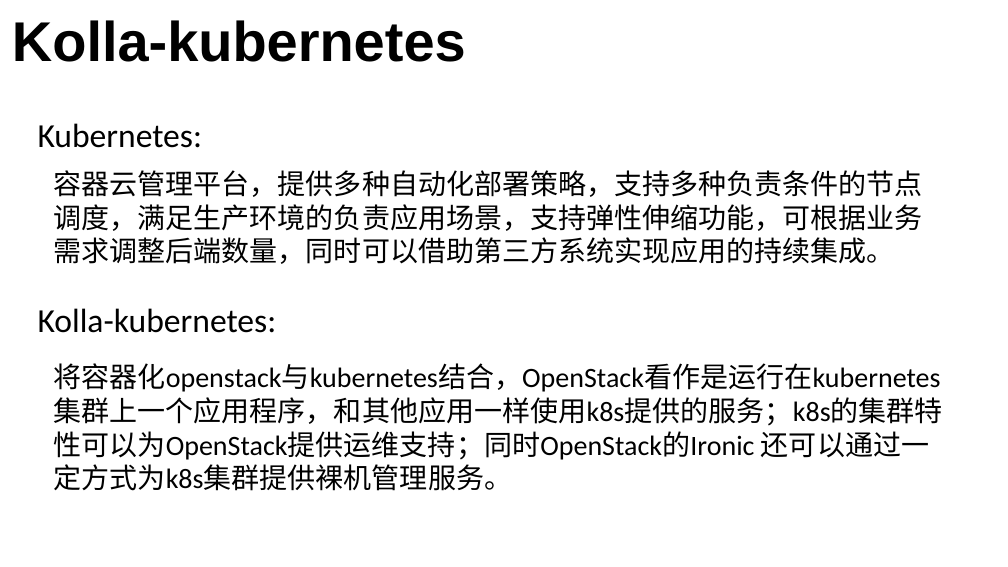
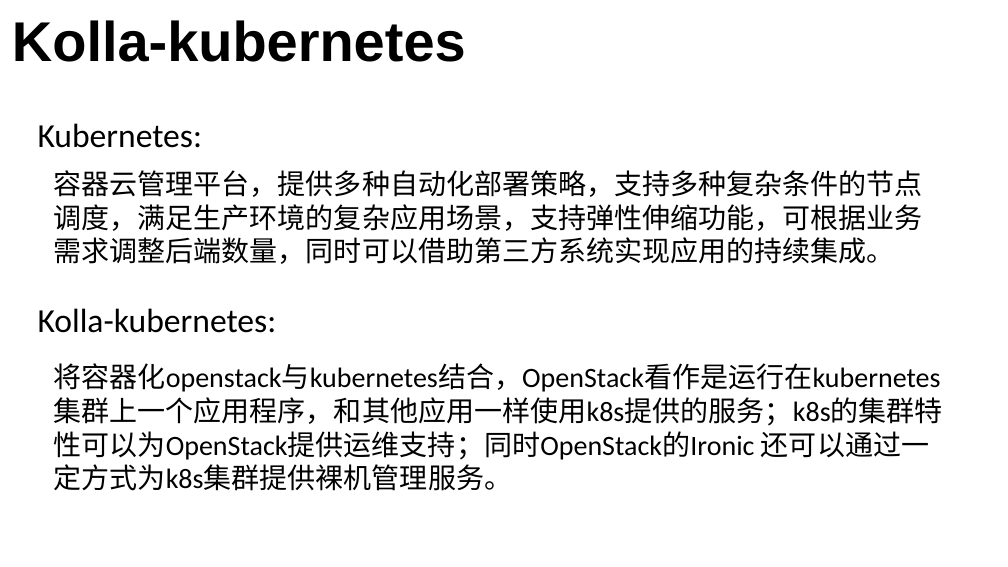
Before and after one commit to lyj7890/openinfra.session, a slide deck: slide 13 of OpenStack容器化持续集成与交付实践方案.pptx. Drawn at 1008x567 pixels with LibreOffice and Linux fonts; fonts in the diff are those of the drawing; background and template pictures are left out. Boxes give left, top, right and bottom in pixels: in the first picture for what was removed or moved away, otherwise in the second. Text is boxed around its words. In the diff, an @@ line names an element or a change of style, - is before the commit and + after.

Commit message:
修改错别字

```diff
--- a/OpenStack容器化持续集成与交付实践方案.pptx
+++ b/OpenStack容器化持续集成与交付实践方案.pptx
@@ text at (x1=54, y1=170, x2=923, y2=264): text changed @@
-容器云管理平台，提供多种自动化部署策略，支持多种负责条件的节点调度，满足生产环境的负责应用场景，支持弹性伸缩功能，可根据业务需求调整后端数量，同时可以借助第三方系统实现应用的持续集成。
+容器云管理平台，提供多种自动化部署策略，支持多种复杂条件的节点调度，满足生产环境的复杂应用场景，支持弹性伸缩功能，可根据业务需求调整后端数量，同时可以借助第三方系统实现应用的持续集成。
```
